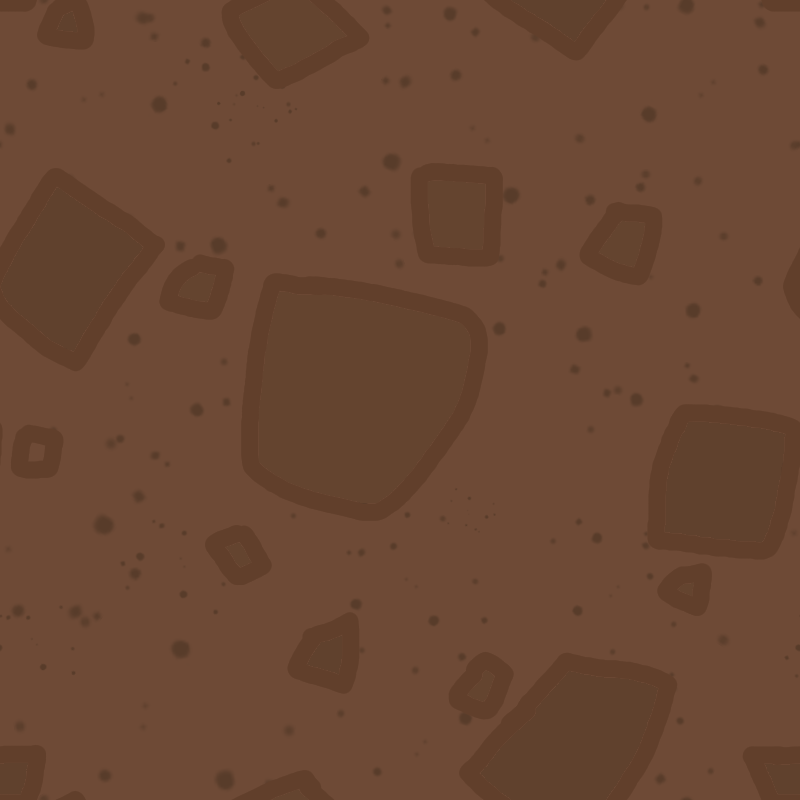
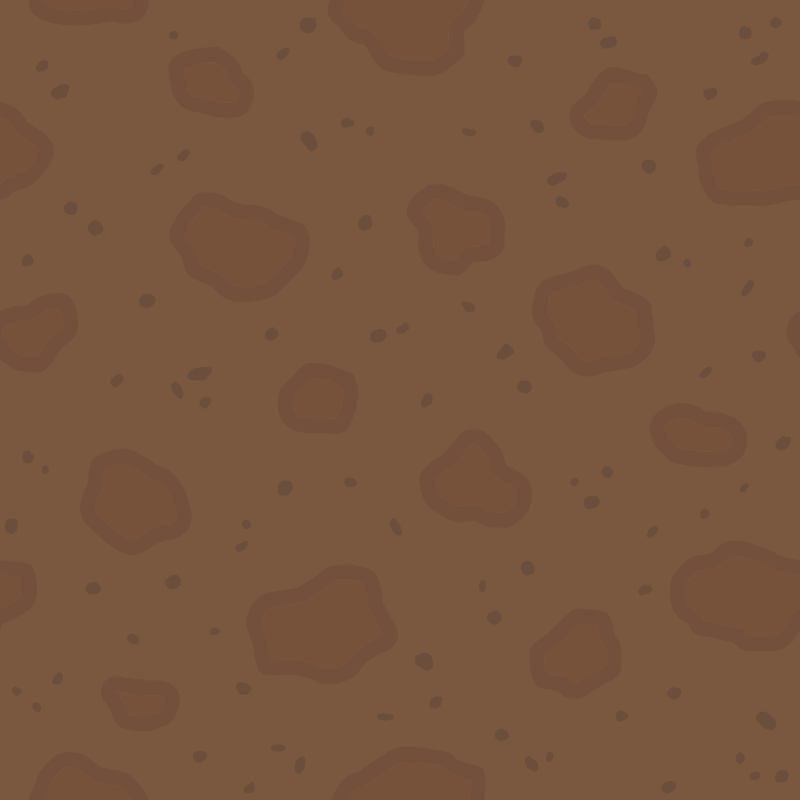
Comparing the layer stacks of the two w=800, h=800 images. Changes:
painted on "Dirt Chunks" over [0, 0, 800, 800]
"Light Blotches": opacity 100% → 81%, painted on it over [0, 0, 800, 800]
painted on "Bg" over [0, 0, 800, 800]
